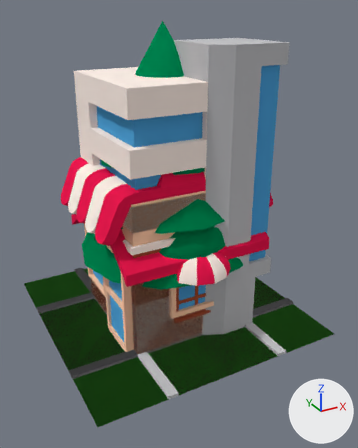
What one commit did to the Blender file Blender/KIA_World.blend.
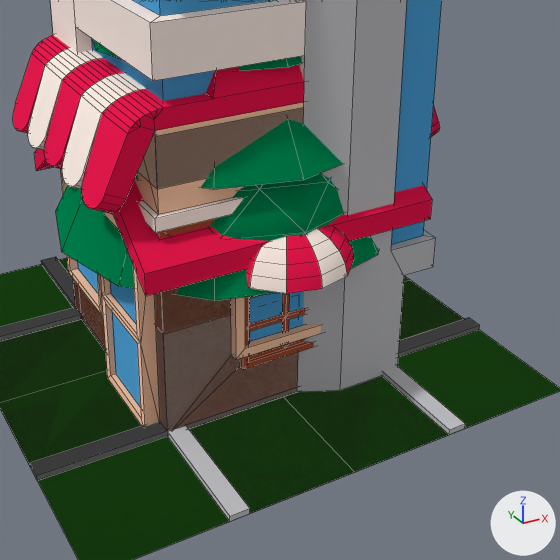
Old and new are each drawn whole from a 50 mm camera at (-3.36, -6.57, 4.81) aimed at (0.07, -0.34, 1.69) and again close up on the part from 15% to 93% of the width and 31% to 93% of the height. Lighting does not change. The marker at lower right points along +X, +Y and +Z. The close-ups show mesh edges as thin lines.

The first close-up shows 'Grass', 'Home', 'Office', 'Restaurant', 'Road_I', 'Road_L', 'Road_T', 'Road_X', 'Tree_Deciduous', 'Tree_Evergreen'.
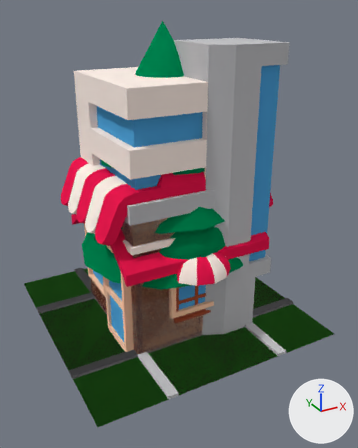
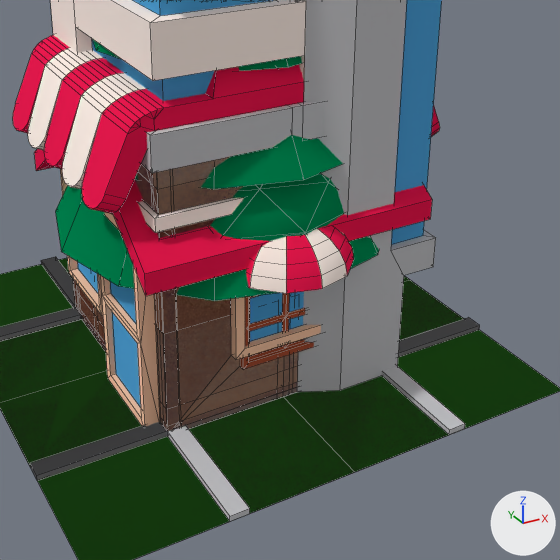
Boxes (x1, y1, x2, y2) around the edits, measured in the close-ups (560 x 560 px):
'Gym', added
    after: (74, 102, 324, 431)
'Jeweler', added (brown)
    after: (74, 157, 298, 430)

The change, as a list of edits to the scene's bpy script:
```text
Add me_cube_006:
    me_cube_006.from_pydata(...)  # 210 vertices, 190 faces; spans x -1.0..1.0, y -1.0..1.0, z 0.0..3.12
    me_cube_006.materials.append(mat_colors)  # picture img_palette_png
Add me_cube_003:
    me_cube_003.from_pydata(...)  # 406 vertices, 386 faces; spans x -1.06..1.1, y -1.06..1.06, z 0.0..3.24
    me_cube_003.polygons.foreach_set('use_smooth', [True] * 386)
    me_cube_003.materials.append(mat_colors)  # picture img_palette_png
Add ob_jeweler:
    ob_jeweler = bpy.data.objects.new('Jeweler', me_cube_006)
    ob_jeweler.location = (0.0, 0.0, 0.0)
Add ob_gym:
    ob_gym = bpy.data.objects.new('Gym', me_cube_003)
    ob_gym.location = (0.0, 0.0, 0.0)
```
